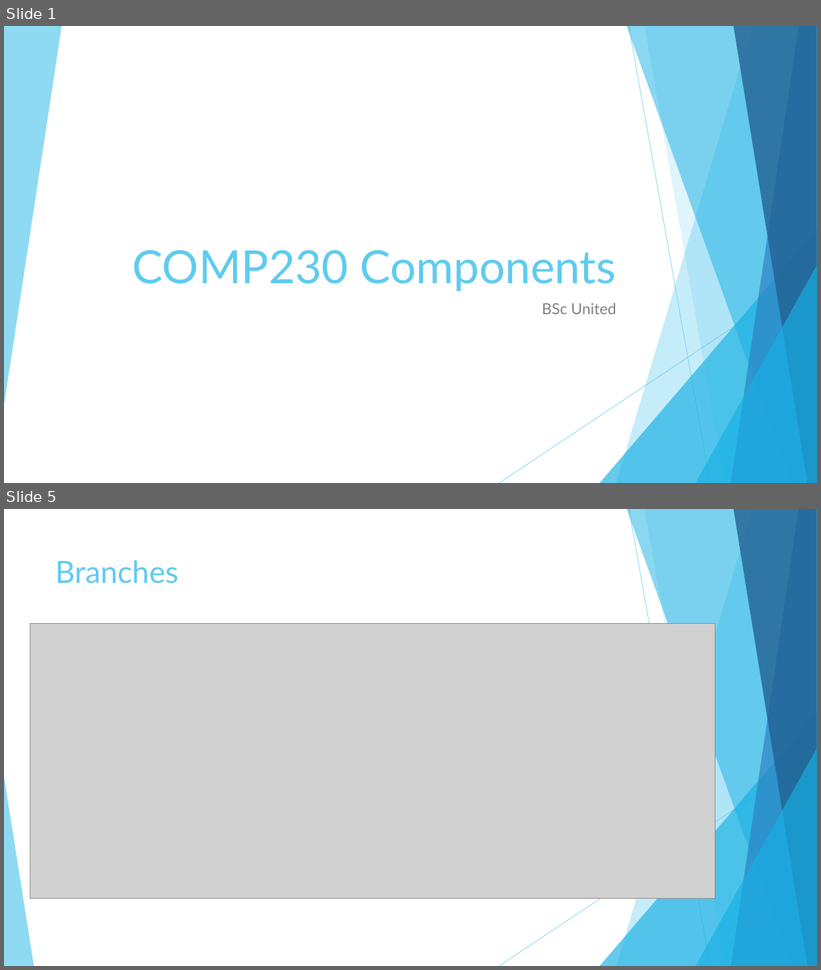
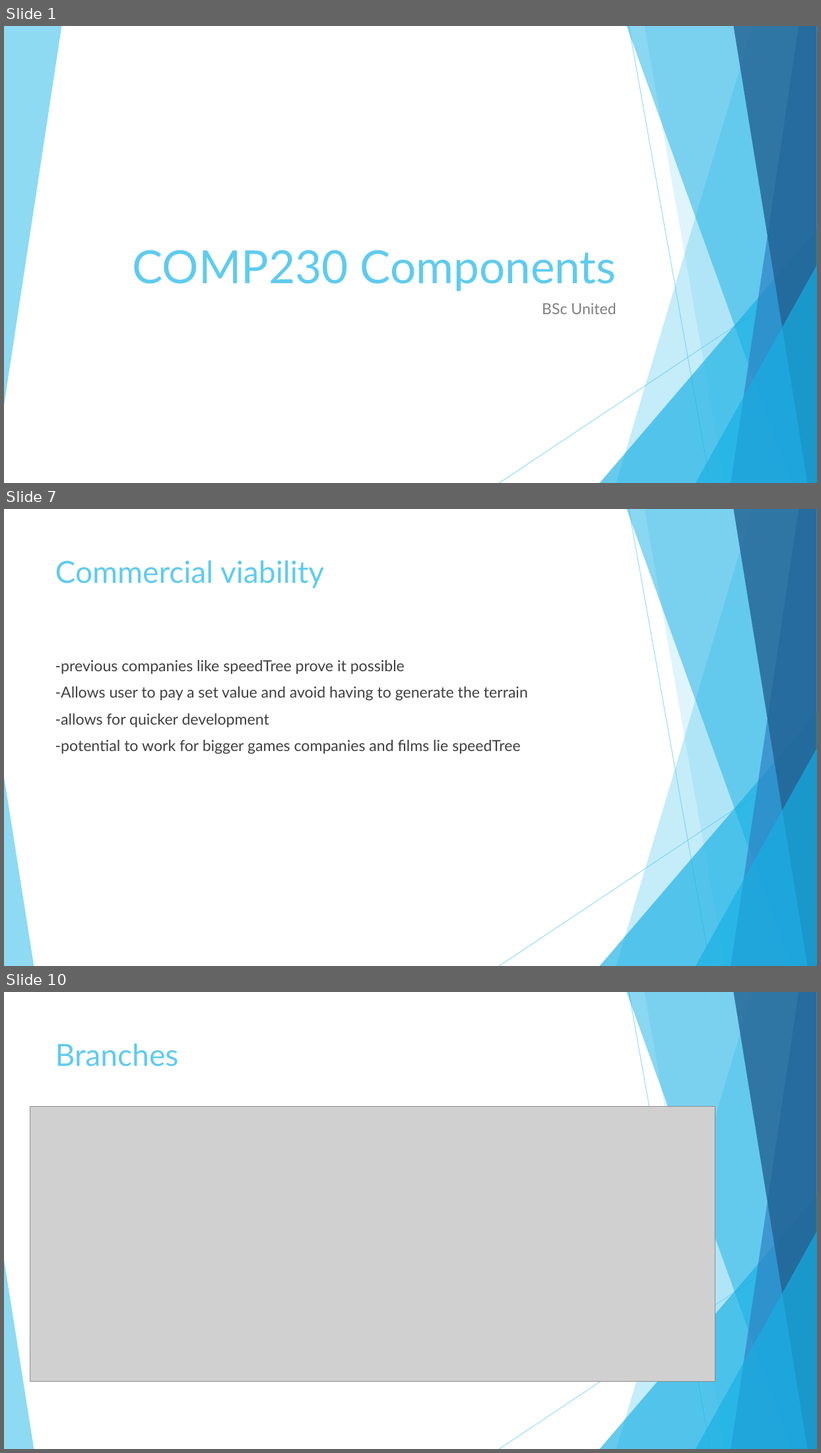
Before and after one commit to MaddieK19/comp230-pre-production, a slide deck: Proposal/Slides.pptx. Shown one above the other, each under a label of ours: slides 1 and 5 before the commit, slides 1, 7 and 10 after it; the slides between them are not shown. The pictures are 821x970 and 821x1453 pixels, drawn with LibreOffice and Linux fonts; fonts in the diff are those of the drawing; grey boxes stand for pictures. Boxes give left, top, right and bottom in pixels: in the first picture for what was removed or moved away, otherwise in the second. Text is boxed around its words. In the diff, an @@ line names an element or a change of style, - is before the commit and + after.

```diff
--- a/Proposal/Slides.pptx
+++ b/Proposal/Slides.pptx
@@ slide 7 added at (4, 509, 817, 966), background #FFFFFF; not listed: 10 template elements that a slide beside it also shows @@
@@ title added at (55, 560, 324, 588), 36 pt, text #5FCBEF @@
+Commercial viability
@@ text added at (55, 660, 528, 754), 18 pt, text #404040 @@
+-previous companies like speedTree prove it possible
+-Allows user to pay a set value and avoid having to generate the terrain
+-allows for quicker development
+-potential to work for bigger games companies and films lie speedTree
@@ what was slide 5 is now slide 10 @@
```
Also in this commit, not shown: 3 slides changed, 7 other slides added, 1 slide removed, 3 other files.
